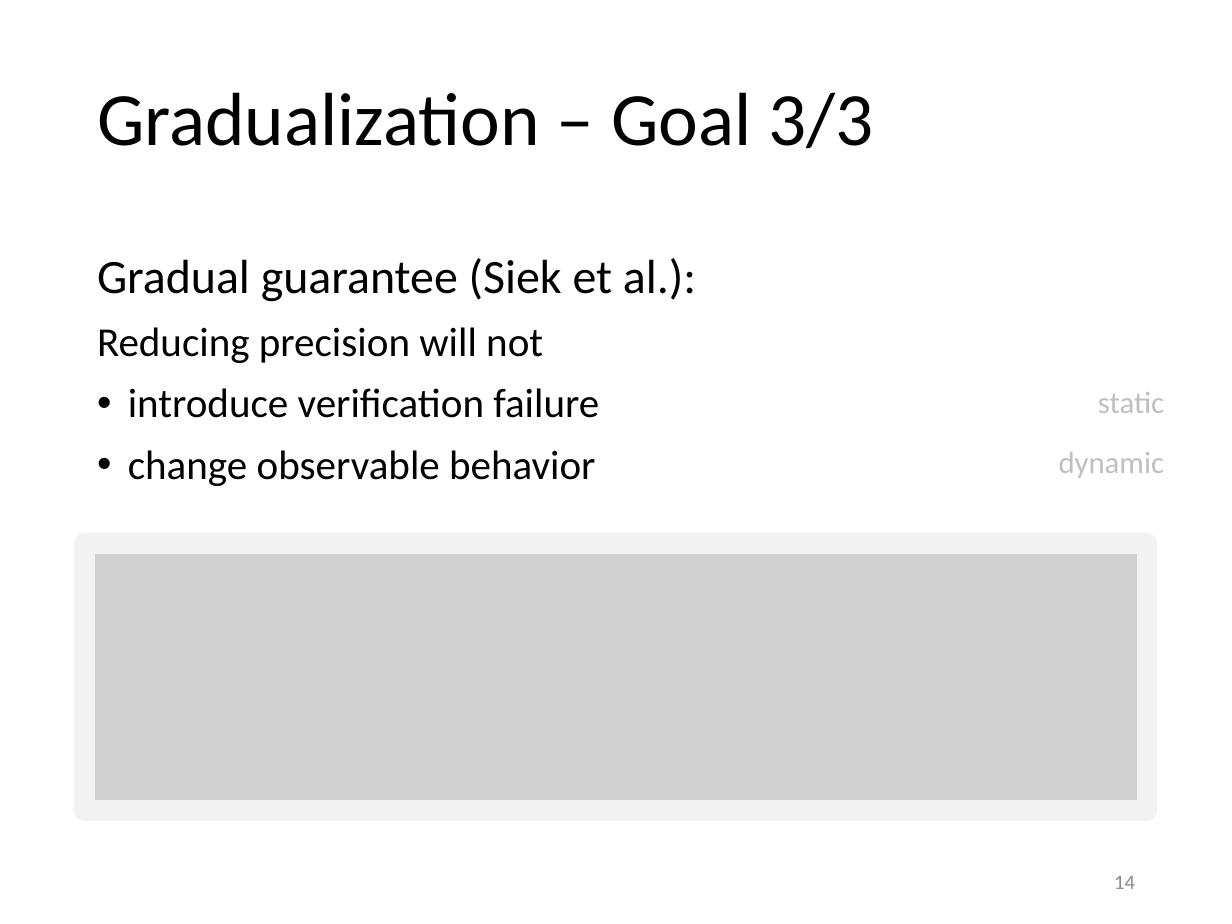
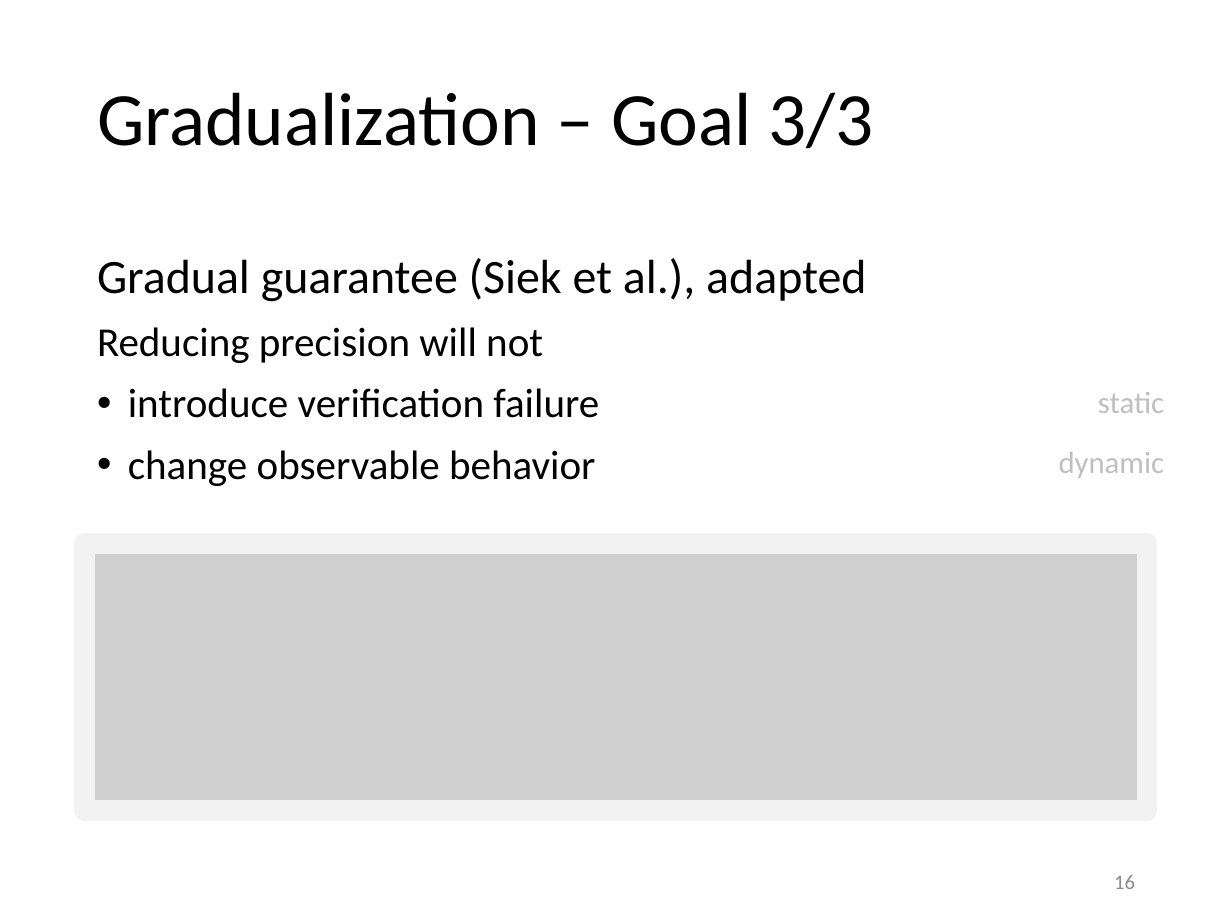
Before and after one commit to olydis/GradVerThesis, a slide deck: slide 16 of presentation/PLunch.pptx (slide 14 before the commit). Drawn at 1232x924 pixels with LibreOffice and Linux fonts; fonts in the diff are those of the drawing; grey boxes stand for pictures. Boxes give left, top, right and bottom in pixels: in the first picture for what was removed or moved away, otherwise in the second. Text is boxed around its words. In the diff, an @@ line names an element or a change of style, - is before the commit and + after.

```diff
--- a/presentation/PLunch.pptx
+++ b/presentation/PLunch.pptx
@@ text at (97,258,866,302): text changed @@
-Gradual guarantee (Siek et al.):
+Gradual guarantee (Siek et al.), adapted
@@ page number at (1114,875,1135,889): text changed @@
-14
+16
```
Also in this commit, not shown: 5 other slides changed, 5 slides added.
